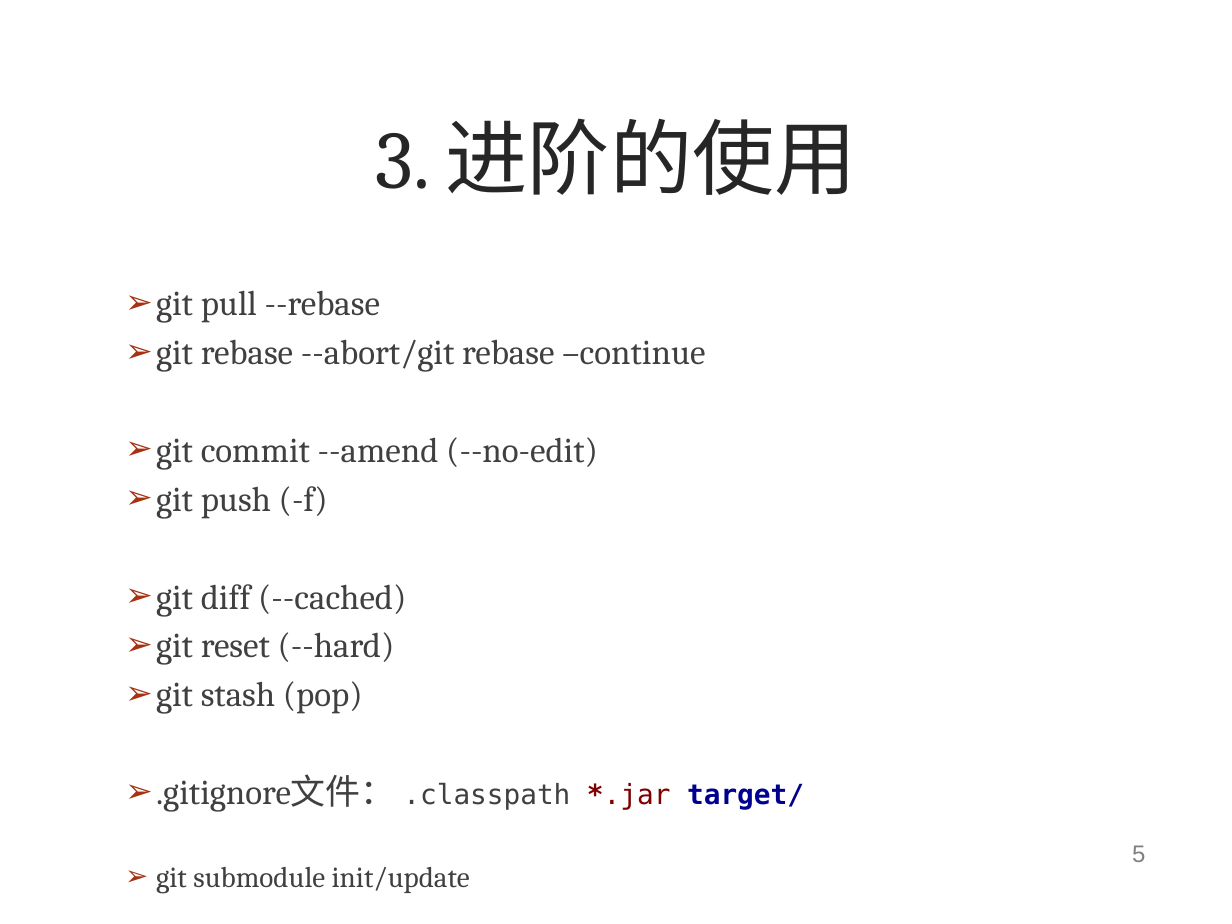
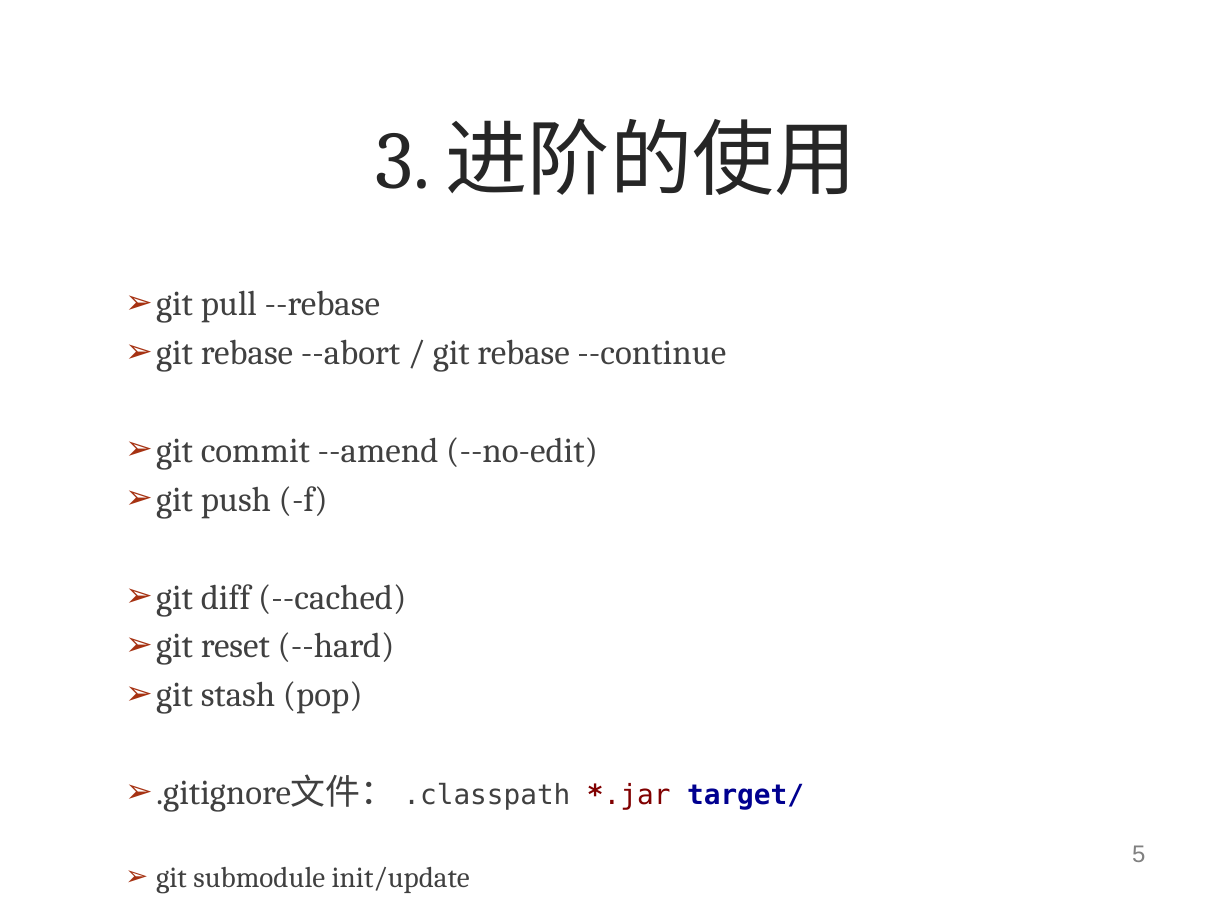
Before and after one commit to oldratlee/software-practice-thoughts, a slide deck: slide 6 of git/git-gitlab-usage.pptx. Drawn at 1232x924 pixels with LibreOffice and Linux fonts; fonts in the diff are those of the drawing; background and template pictures are left out. Boxes give left, top, right and bottom in pixels: in the first picture for what was removed or moved away, otherwise in the second. Text is boxed around its words. In the diff, an @@ line names an element or a change of style, - is before the commit and + after.

```diff
--- a/git/git-gitlab-usage.pptx
+++ b/git/git-gitlab-usage.pptx
@@ text at (156, 339, 726, 372): text changed @@
-➢ git rebase --abort/git rebase –continue
+➢ git rebase --abort / git rebase --continue
```
Also in this commit, not shown: 5 other slides changed, 1 slide added.
